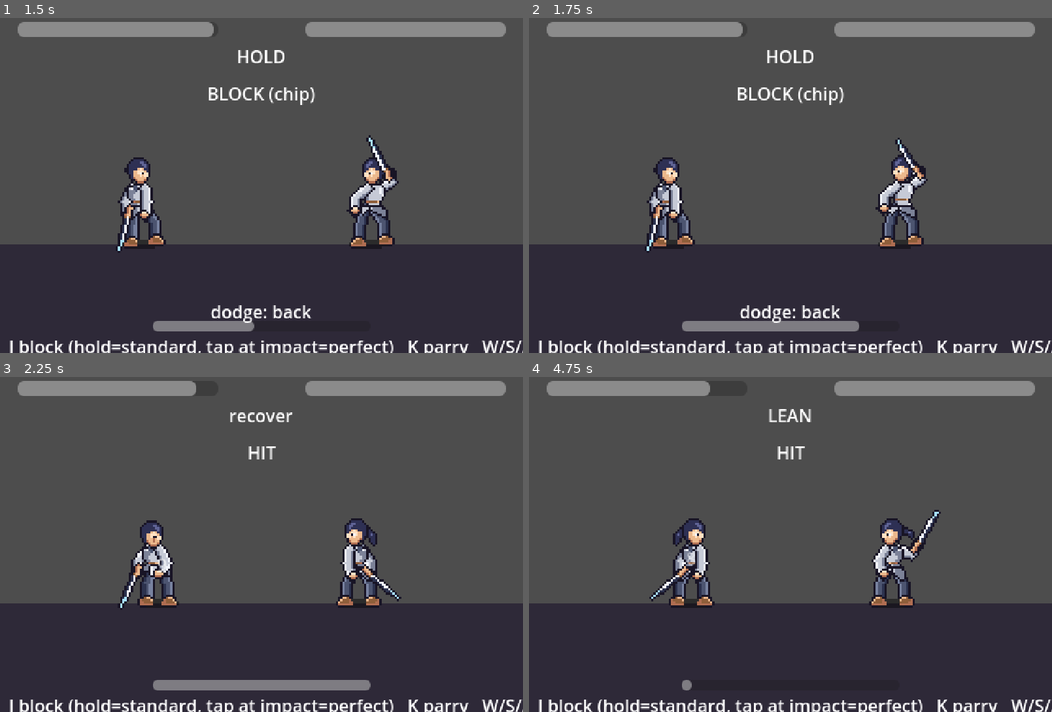
Above: before the commit, frames 1-4 (two rows, left to right).
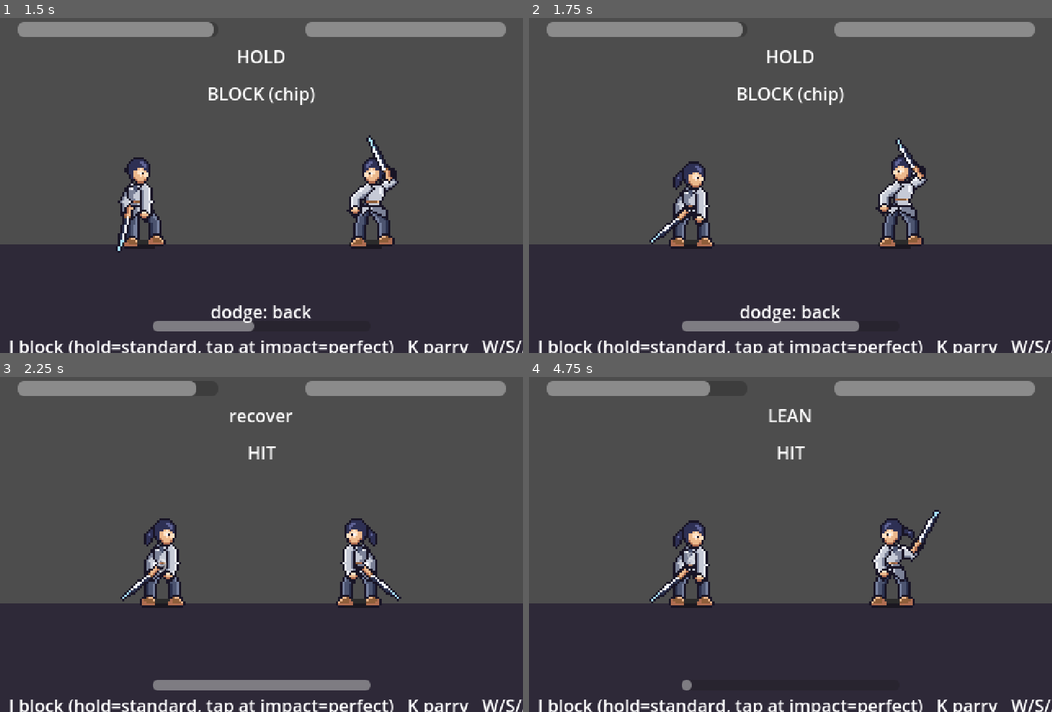
Above: after the commit, the same moments.

Repository: pirateslounge420/torchfire-emblem
Game: Godot game, scene res://scenes/Main.tscn
Two runs of this game, one before a commit and one after it. Both use one fixed random seed, a clock stepped at 60 frames per second and the inputs below.
Inputs:
- Up to frame 1 (1.5 s): tap Enter at 0.5 s; hold D (dodge_forward) 0.53-1.28 s; hold J (block) 0.53-1.28 s; tap K (parry) at 0.8, 1.35 s; hold A (dodge_back) from 1.28 s (still down)
- Up to frame 2 (1.75 s): keep holding A (dodge_back); tap 1 at 1.55 s
- Up to frame 3 (2.25 s): release A (dodge_back) at 2.03 s; hold D (dodge_forward) from 2.03 s (still down); tap 1 at 2.1 s
- Up to frame 4 (4.75 s): tap 8 at 2.3, 2.85 s; tap J (block) at 3.05 s; release D (dodge_forward) at 3.53 s; hold J (block) 3.53-4.28 s; hold A (dodge_back) from 3.53 s (still down); tap K (parry) at 3.8, 4.35 s; tap 1 at 4.55 s

Frame 1 is identical in both runs. In frame 2, 2.5% of the frame differs, in the area x 22-36%, y 41-70%; in frame 3, 1.8%; in frame 4, 0.6%.

Commit message:
Select flourish: Fighter.gd plays a one-shot 'select' animation on pick, then idle; Samurai gets its flourish (thumb-click, draw, flash, flick, wipe, resheathe) and the 8-frame idle
Co-Authored-By: Claude Fable 5.1 <noreply@anthropic.com>
Claude-Session: https://claude.ai/code/session_0156S23pwVB8PAo3CNfbv2Nz

Diff:
--- a/godot/art/samurai_v2/samurai_frames.json
+++ b/godot/art/samurai_v2/samurai_frames.json
@@ -39,8 +39,14 @@
       "loop": false,
       "fps": 9
     },
+    "select": {
+      "start": 24,
+      "count": 12,
+      "loop": false,
+      "fps": 10
+    },
     "flourish": {
-      "start": 24,
+      "start": 36,
       "count": 10,
       "loop": false,
       "fps": 6
--- a/godot/scripts/Fighter.gd
+++ b/godot/scripts/Fighter.gd
@@ -8,7 +8,8 @@
 ## editor and the placeholder builder is skipped. Pose names must match POSES.
 
 const POSES := ["idle", "lean", "hold", "lunge", "recover", "block", "hit",
-				"dodge_up", "dodge_down", "dodge_forward", "dodge_back", "parry", "stagger"]
+				"dodge_up", "dodge_down", "dodge_forward", "dodge_back", "parry", "stagger",
+				"select"]   # select = the one-shot weapon flourish when the player picks this fighter
 
 @export var fighter_name := "Fighter"
 @export var archetype := "default"
@@ -54,7 +55,23 @@
 	frames = sf
 	sprite.sprite_frames = frames
 	_apply_facing()
-	set_pose(pose)
+	flourish()
+
+
+## Play the pick-me flourish once (if the sheet has one), then settle back into idle.
+func flourish() -> void:
+	if frames.has_animation("select"):
+		pose = "select"
+		sprite.play("select")
+		if not sprite.animation_finished.is_connected(_on_flourish_done):
+			sprite.animation_finished.connect(_on_flourish_done)
+	else:
+		set_pose("idle")
+
+
+func _on_flourish_done() -> void:
+	if pose == "select":
+		set_pose("idle")
 
 
 func _apply_facing() -> void:
Binary file changed: godot/art/samurai_v2/samurai_sheet.png
Not shown, changed: preview/fighter-sprites.html
Not shown, changed: tools/hand/samurai/frames.py
